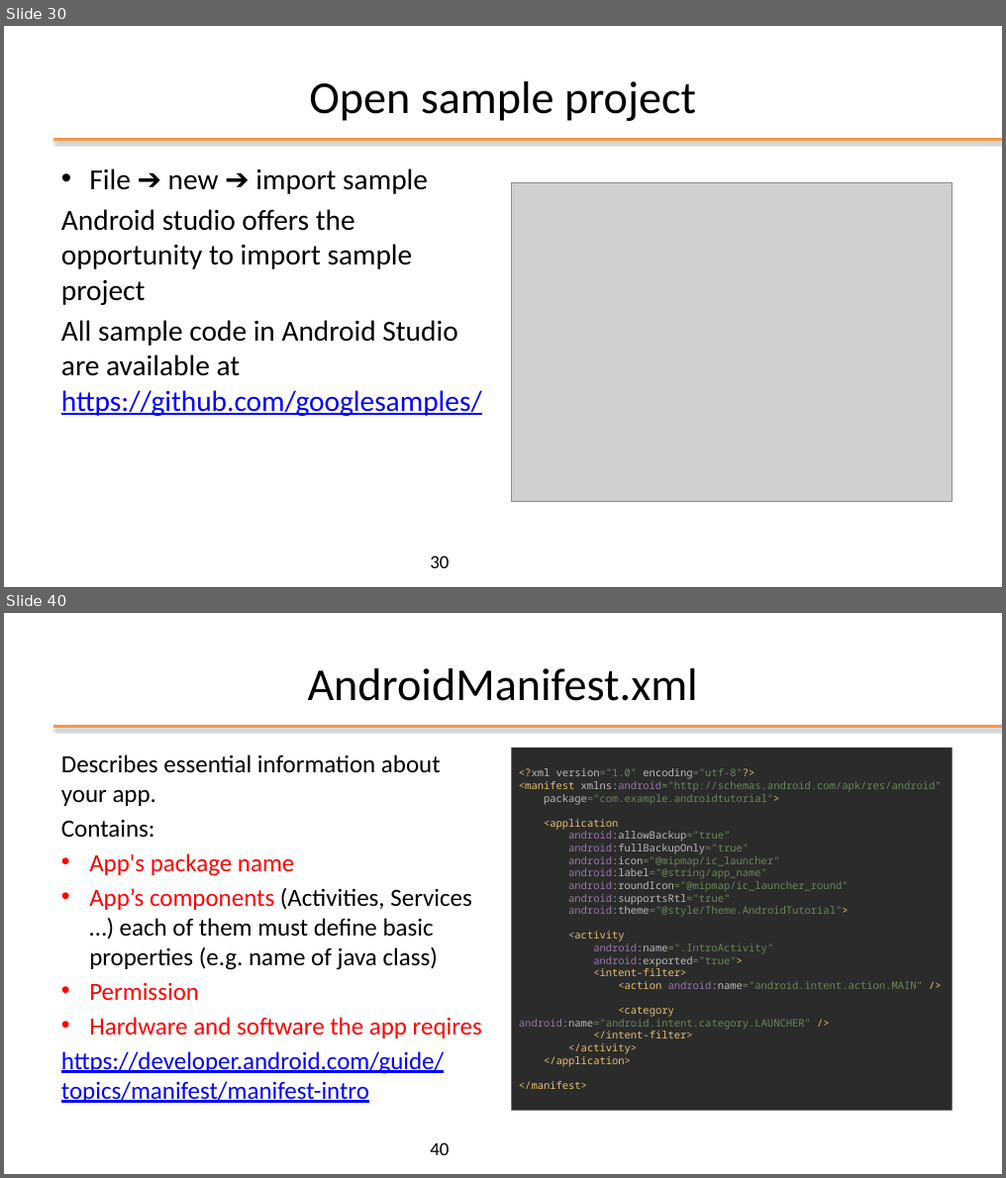
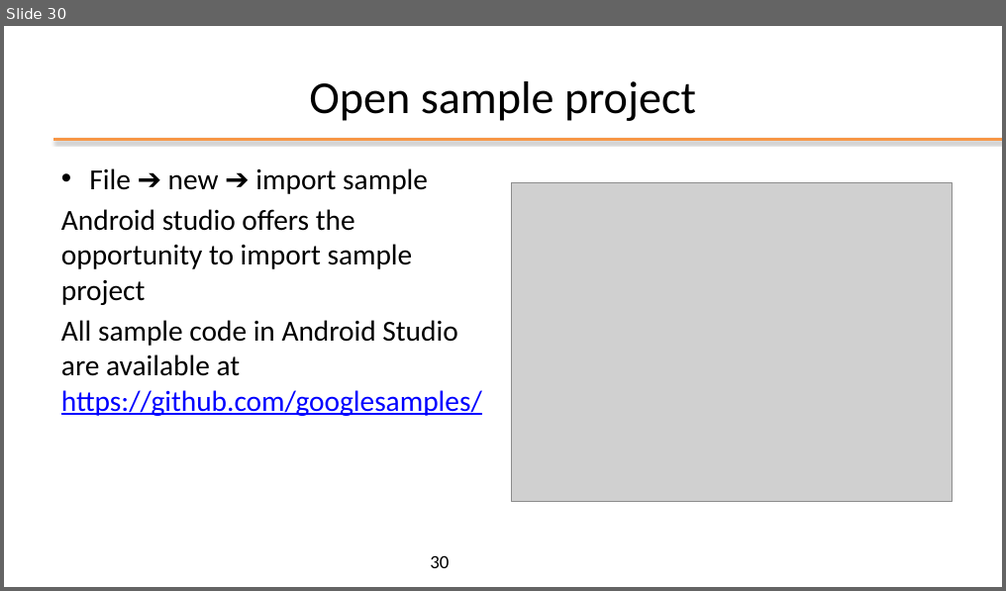
Before and after one commit to kevinmala00/ATTIVITA-PROGETTUALE, a slide deck: slides/02 - Android Studio.pptx. Shown one above the other, each under a label of ours: slides 30 and 40 before the commit, slide 30 after it; the slides between them are not shown. The pictures are 1006x1178 and 1006x591 pixels, drawn with LibreOffice and Linux fonts; fonts in the diff are those of the drawing; grey boxes stand for pictures; background and template pictures are left out. Boxes give left, top, right and bottom in pixels: in the first picture for what was removed or moved away, otherwise in the second. Text is boxed around its words. In the diff, an @@ line names an element or a change of style, - is before the commit and + after.

```diff
--- a/slides/02 - Android Studio.pptx
+++ b/slides/02 - Android Studio.pptx
@@ slide 40 removed at [4, 613, 1002, 1174], background #FFFFFF; not listed: 1 template element that a slide beside it also shows @@
@@ title removed at [308, 668, 698, 701] @@
-AndroidManifest.xml
@@ text removed at [61, 755, 482, 1103] @@
-Describes essential information about your app.
-Contains:
-• App's package name
-• App’s components (Activities, Services …) each of them must define basic properties (e.g. name of java class)
-• Permission
-• Hardware and software the app reqires
-https://developer.android.com/guide/topics/manifest/manifest-intro
@@ text removed at [512, 744, 952, 1115] @@
-<?xml version="1.0" encoding="utf-8"?>
-<manifest xmlns:android="http://schemas.android.com/apk/res/android"
-package="com.example.androidtutorial">
-<application
-android:allowBackup="true"
-android:fullBackupOnly="true"
-android:icon="@mipmap/ic_launcher"
-android:label="@string/app_name"
-android:roundIcon="@mipmap/ic_launcher_round"
-android:supportsRtl="true"
-android:theme="@style/Theme.AndroidTutorial">
-<activity
-android:name=".IntroActivity"
-android:exported="true">
-<intent-filter>
-<action android:name="android.intent.action.MAIN" />
-<category android:name="android.intent.category.LAUNCHER" />
-</intent-filter>
-</activity>
-</application>
-</manifest>
@@ page number removed at [430, 1143, 449, 1156] @@
-40
```
Also in this commit, not shown: 10 other slides removed.
